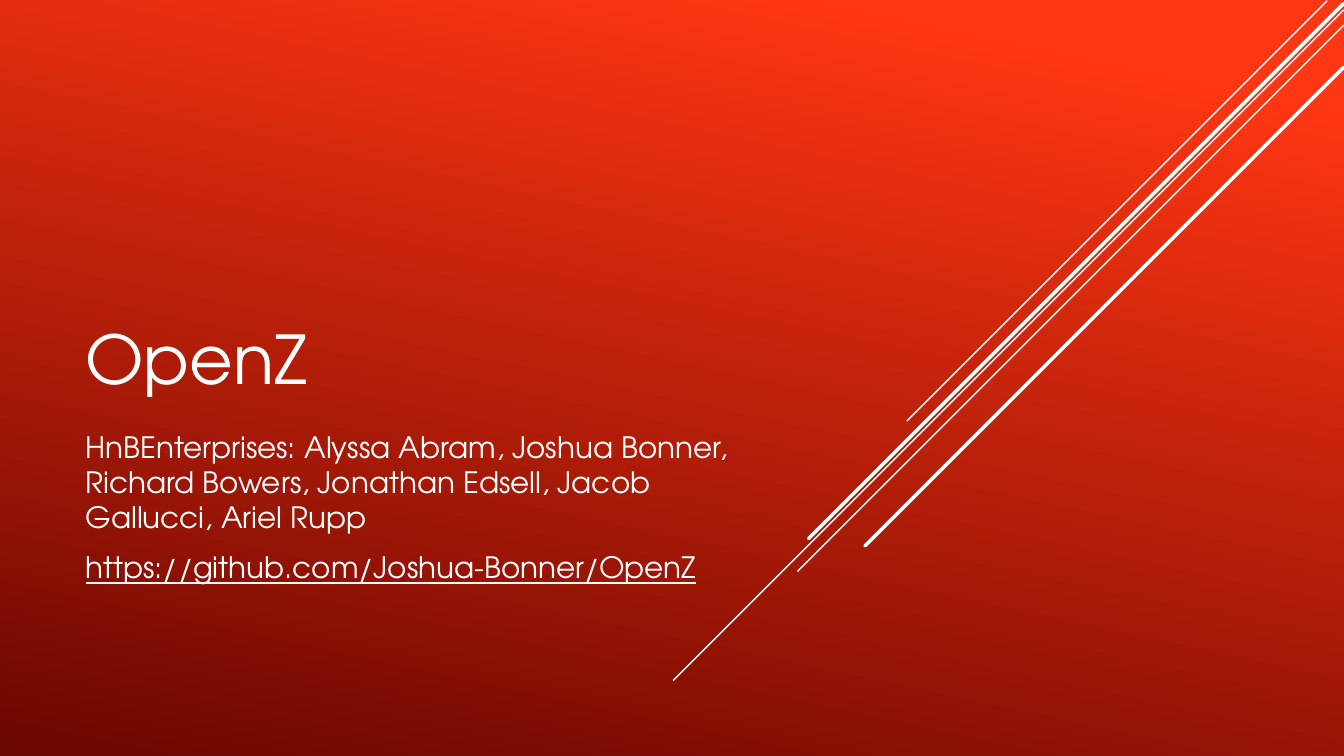
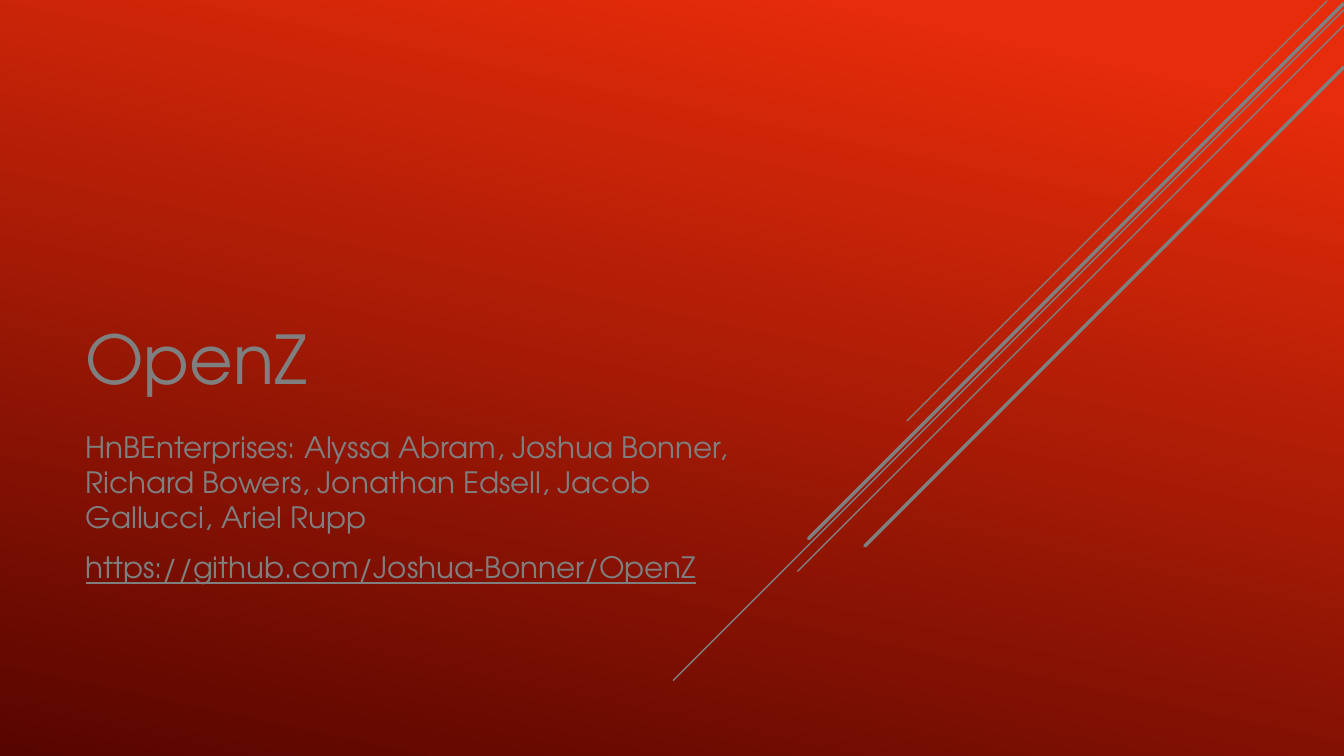
Before and after one commit to Joshua-Bonner/OpenZ, a slide deck: slide 1 of Presentation/OpenZ.pptx. Drawn at 1344x756 pixels with LibreOffice and Linux fonts; fonts in the diff are those of the drawing. Boxes give left, top, right and bottom in pixels: in the first picture for what was removed or moved away, otherwise in the second. Text is boxed around its words. In the diff, an @@ line names an element or a change of style, - is before the commit and + after.

```diff
--- a/Presentation/OpenZ.pptx
+++ b/Presentation/OpenZ.pptx
@@ background gradient #FF3712 to #6A0600 to gradient #E52C0B to #580500 @@
@@ line (1344, 10) - (674, 681): stroke #FFFFFF 1 pt to #7F7F7F 1 pt @@
@@ line (1344, 25) - (798, 572): stroke #FFFFFF 1 pt to #7F7F7F 1 pt @@
@@ line (1344, 4) - (809, 538): stroke #FFFFFF 2.5 pt to #7F7F7F 2.5 pt @@
@@ line (1327, 1) - (907, 421): stroke #FFFFFF 1 pt to #7F7F7F 1 pt @@
@@ title "OpenZ" at [86, 333, 307, 397]: text colour #FFFFFF to #7F7F7F @@
@@ line (1344, 68) - (865, 546): stroke #FFFFFF 2.5 pt to #7F7F7F 2.5 pt @@
@@ subtitle "HnBEnterprises: Alyssa Abram, Joshua Bonner, ..." at [86, 436, 727, 584]: text colour #FFFFFF to #7F7F7F @@
```
Also in this commit, not shown: 6 other slides changed.
